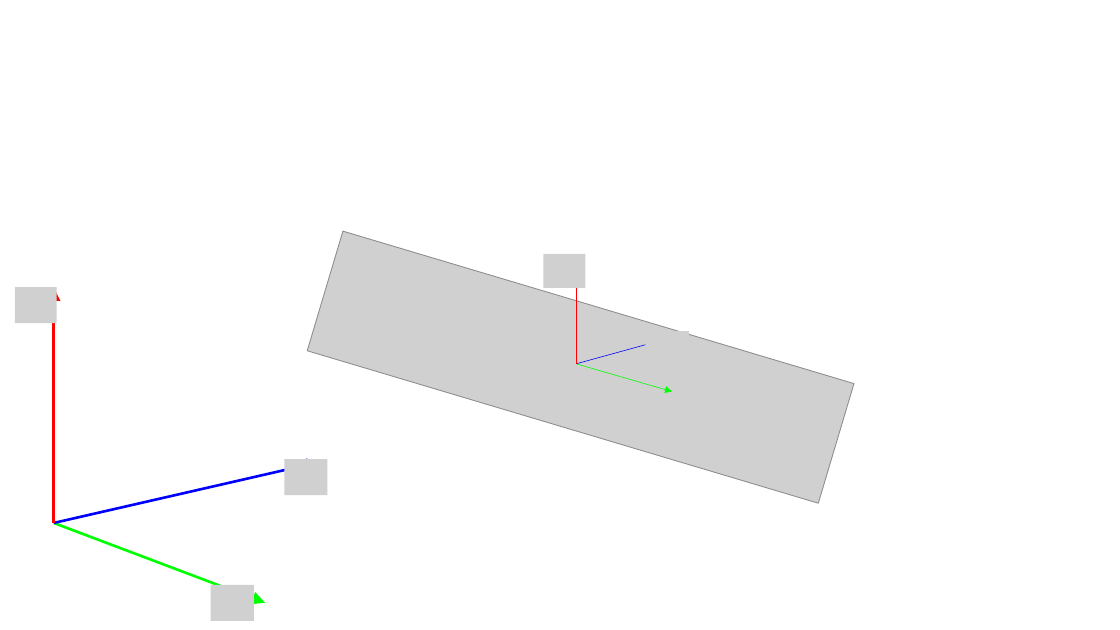
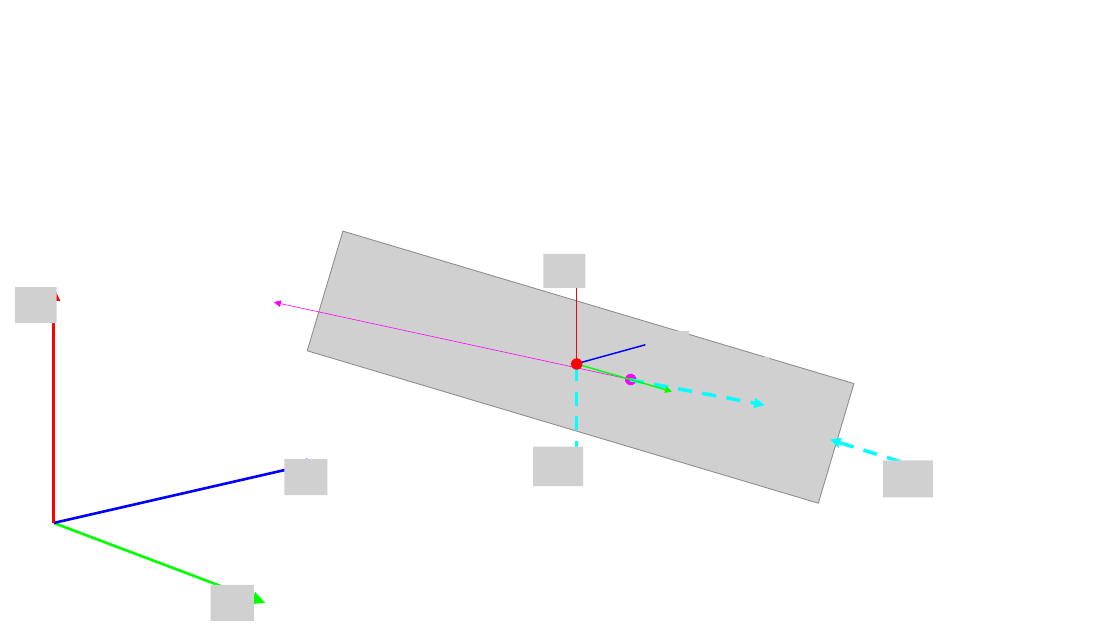
Before and after one commit to jborek51/Model_Rocket_Simulation, a slide deck: slide 1 of Documentation/rocketDiagrams.pptx. Drawn at 1120x630 pixels with LibreOffice and Linux fonts; fonts in the diff are those of the drawing; grey boxes stand for pictures. Boxes give left, top, right and bottom in pixels: in the first picture for what was removed or moved away, otherwise in the second. Text is boxed around its words. In the diff, an @@ line names an element or a change of style, - is before the commit and + after.

```diff
--- a/Documentation/rocketDiagrams.pptx
+++ b/Documentation/rocketDiagrams.pptx
@@ arrow (577, 364) - (577, 274): arrow to double arrow; stroke #FF0000 0.5 pt to #FF0000 1.25 pt @@
@@ double arrow added from (631, 380) to (274, 302), #FF00FF 0.5 pt @@
@@ arrow (577, 364) - (668, 339): stroke #0000FF 0.5 pt to #0000FF 1.25 pt @@
@@ picture added at (720, 357, 770, 394) @@
@@ arrow (577, 364) - (672, 392): stroke #00FF00 0.5 pt to #00FF00 1.25 pt @@
@@ arrow added from (577, 367) to (577, 469), #00FFFF 3 pt dashed @@
@@ arrow added from (630, 380) to (765, 405), #00FFFF 3 pt dashed @@
@@ picture added at (534, 447, 584, 486) @@
@@ arrow added from (924, 469) to (830, 439), #00FFFF 3 pt dashed @@
@@ picture added at (883, 460, 933, 497) @@
```
Also in this commit, not shown: 20 other files.
